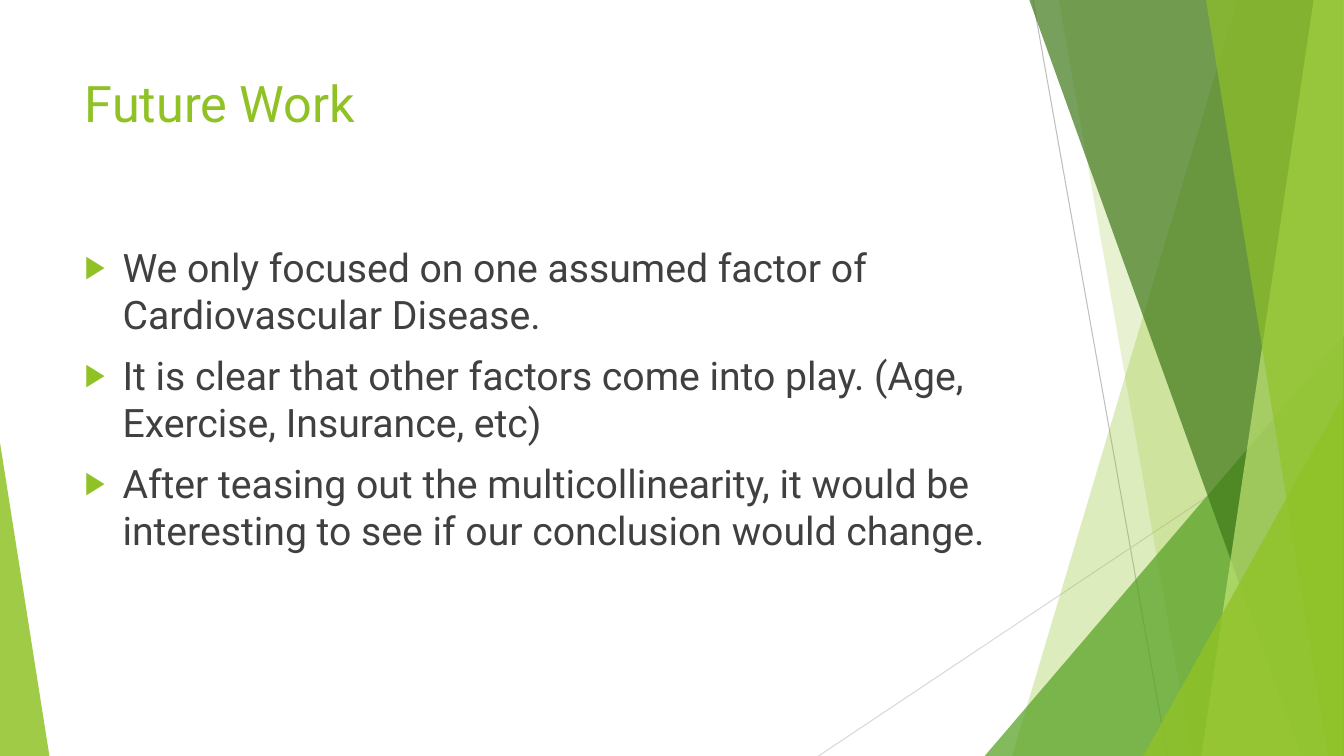
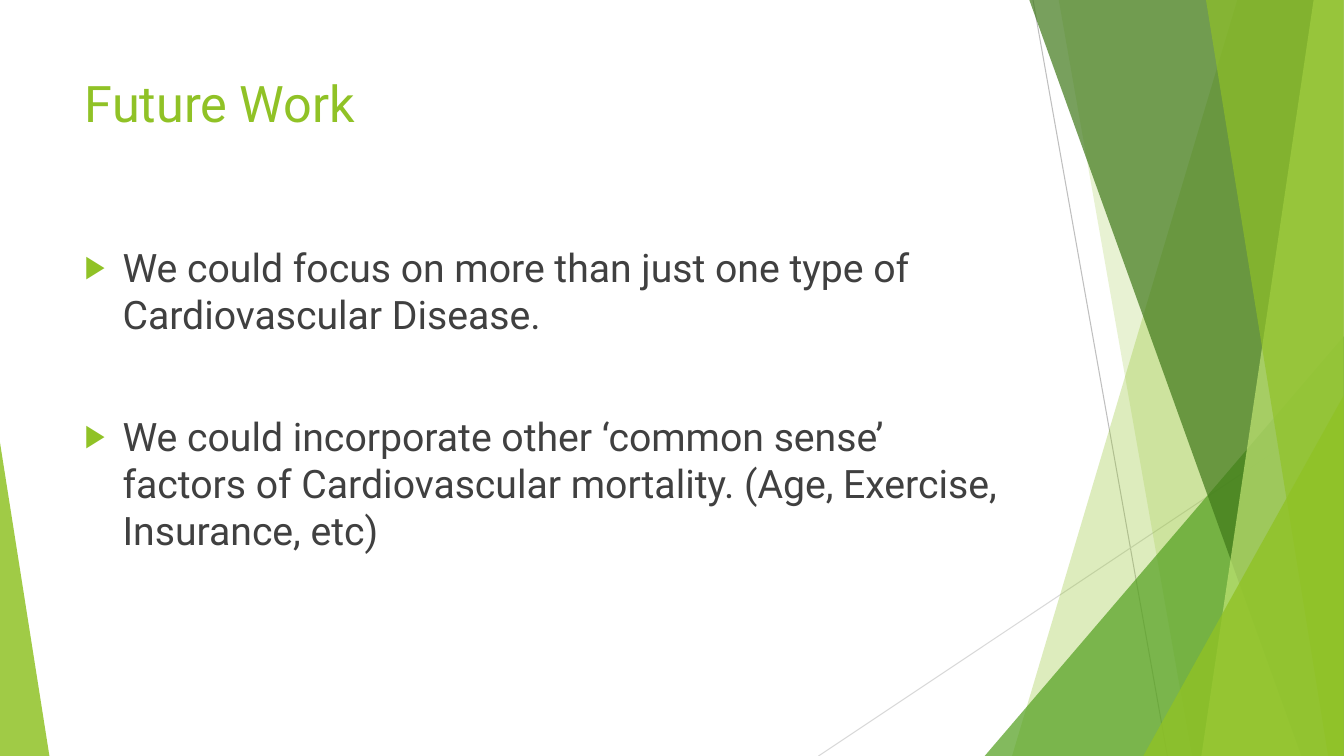
Before and after one commit to littlesiagoy/Springboard-Capstone-1, a slide deck: slide 17 of Capstone 1 Slidedeck.pptx (slide 16 before the commit). Drawn at 1344x756 pixels with LibreOffice and Linux fonts; fonts in the diff are those of the drawing. Boxes give left, top, right and bottom in pixels: in the first picture for what was removed or moved away, otherwise in the second. Text is boxed around its words. In the diff, an @@ line names an element or a change of style, - is before the commit and + after.

```diff
--- a/Capstone 1 Slidedeck.pptx
+++ b/Capstone 1 Slidedeck.pptx
@@ text at (123, 252, 997, 554): text changed @@
-▶ We only focused on one assumed factor of Cardiovascular Disease.
-▶ It is clear that other factors come into play. (Age, Exercise, Insurance, etc)
-▶ After teasing out the multicollinearity, it would be interesting to see if our conclusion would change.
+▶ We could focus on more than just one type of Cardiovascular Disease.
+▶ We could incorporate other ‘common sense’ factors of Cardiovascular mortality. (Age, Exercise, Insurance, etc)
```
Also in this commit, not shown: 11 other slides changed, 5 slides added, 4 slides removed, 18 other files.
